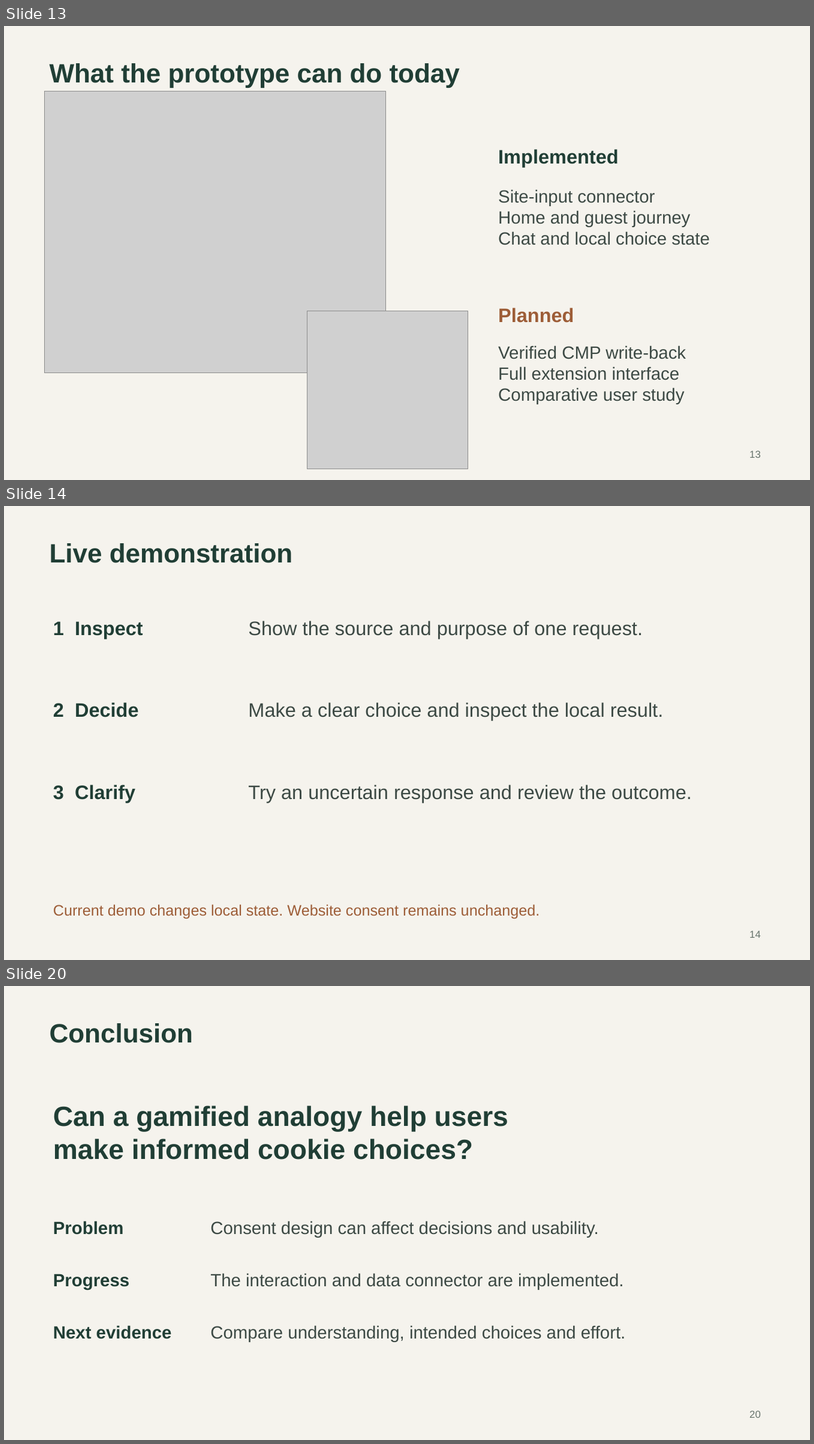
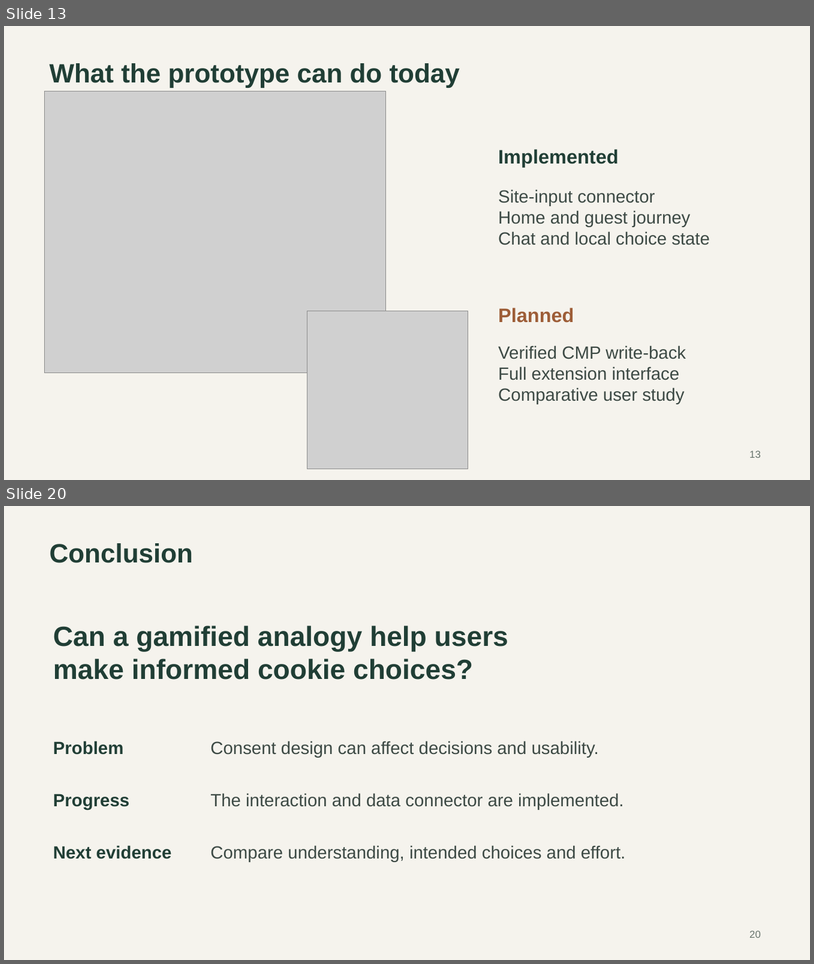
Before and after one commit to CXl0l0/cookiehome, a slide deck: output/presentation-expanded/Cookie_Homes_Presentation_Updated.pptx. Shown one above the other, each under a label of ours: slides 13, 14 and 20 before the commit, slides 13 and 20 after it; the slides between them are not shown. The pictures are 814x1444 and 814x964 pixels, drawn with LibreOffice and Linux fonts; fonts in the diff are those of the drawing; grey boxes stand for pictures. Boxes give left, top, right and bottom in pixels: in the first picture for what was removed or moved away, otherwise in the second. Text is boxed around its words. In the diff, an @@ line names an element or a change of style, - is before the commit and + after.

```diff
--- a/output/presentation-expanded/Cookie_Homes_Presentation_Updated.pptx
+++ b/output/presentation-expanded/Cookie_Homes_Presentation_Updated.pptx
@@ slide 14 removed at box(4, 506, 810, 960), background #F5F3ED @@
@@ text removed at box(50, 543, 293, 563) @@
-Live demonstration
@@ text removed at box(53, 621, 143, 639) @@
-1 Inspect
@@ text removed at box(248, 621, 643, 639) @@
-Show the source and purpose of one request.
@@ text removed at box(53, 702, 139, 717) @@
-2 Decide
@@ text removed at box(248, 702, 663, 720) @@
-Make a clear choice and inspect the local result.
@@ text removed at box(53, 784, 135, 802) @@
-3 Clarify
@@ text removed at box(248, 784, 692, 802) @@
-Try an uncertain response and review the outcome.
@@ text removed at box(53, 904, 540, 918) @@
-Current demo changes local state. Website consent remains unchanged.
@@ text removed at box(750, 930, 761, 937) @@
-14
```
Also in this commit, not shown: 19 slides changed, 2 slides added, 1 other slide removed, 1 other file.
